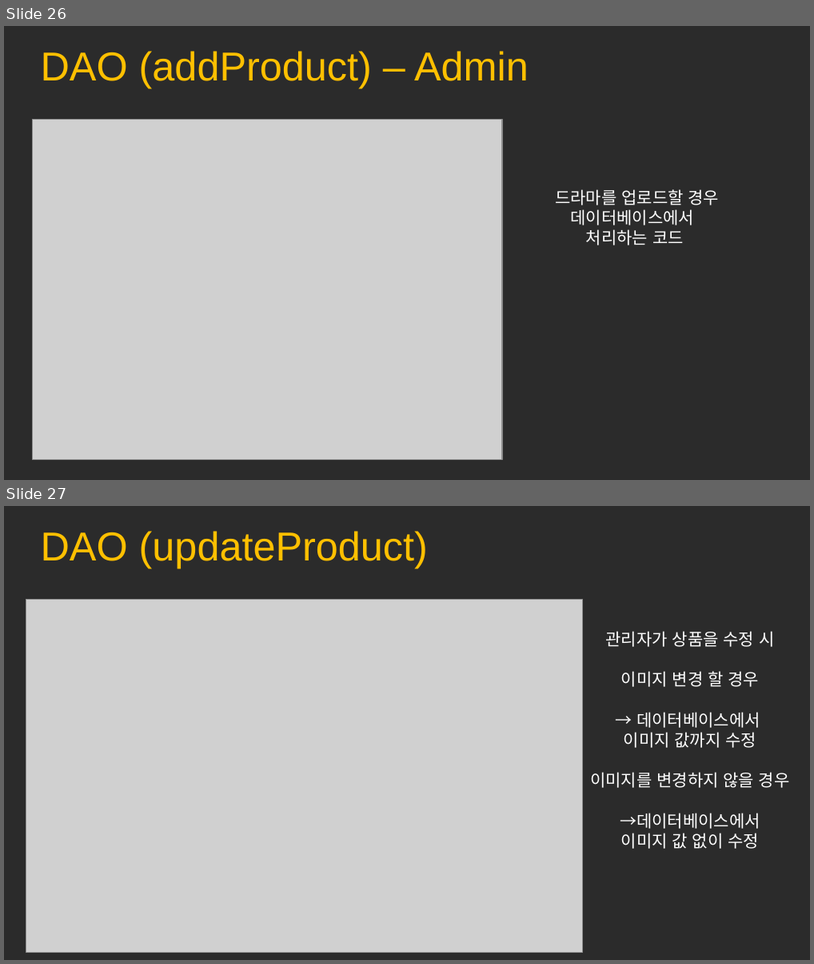
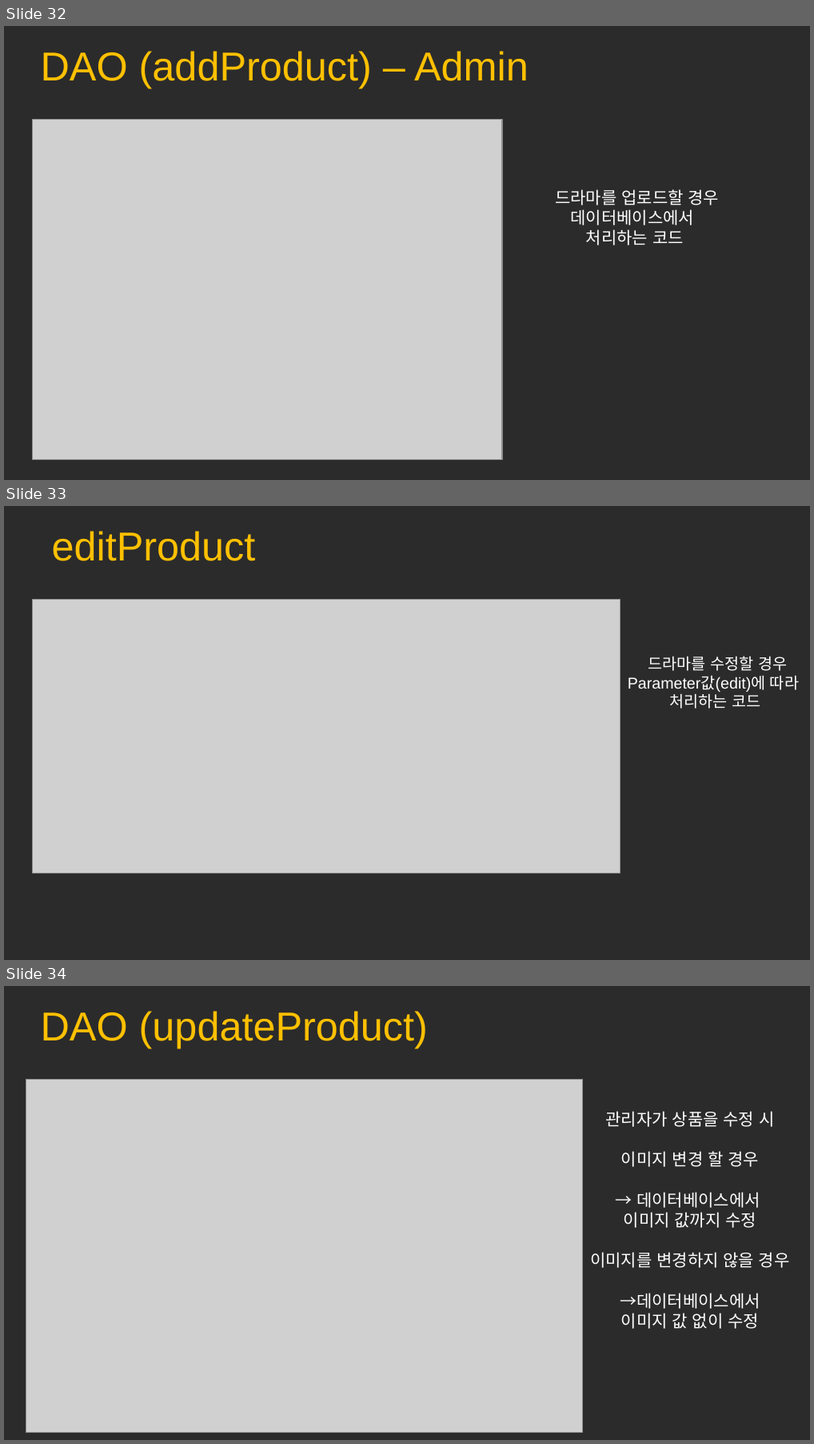
Before and after one commit to mina0502/portfolio, a slide deck: Drama/ppt/JSP.pptx. Shown one above the other, each under a label of ours: slides 26 and 27 before the commit, slides 32, 33 and 34 after it. The pictures are 814x964 and 814x1444 pixels, drawn with LibreOffice and Linux fonts; fonts in the diff are those of the drawing; grey boxes stand for pictures; background and template pictures are left out; a plain dark background stands for a picture behind light text. Boxes give left, top, right and bottom in pixels: in the first picture for what was removed or moved away, otherwise in the second. Text is boxed around its words. In the diff, an @@ line names an element or a change of style, - is before the commit and + after.

```diff
--- a/Drama/ppt/JSP.pptx
+++ b/Drama/ppt/JSP.pptx
@@ slide 33 added at (x1=4, y1=506, x2=810, y2=960), background picture (left out) @@
@@ text added at (x1=52, y1=531, x2=256, y2=561), 36 pt, text #FFC000 @@
+editProduct
@@ picture added at (x1=32, y1=600, x2=620, y2=873) @@
@@ text added at (x1=628, y1=656, x2=799, y2=708), 14 pt, text #FFFFFF @@
+드라마를 수정할 경우
+Parameter값(edit)에 따라
+처리하는 코드
@@ what was slide 26 is now slide 32 @@
@@ what was slide 27 is now slide 34 @@
```
Also in this commit, not shown: 1 slide changed, 8 other slides added, 1 slide removed.
